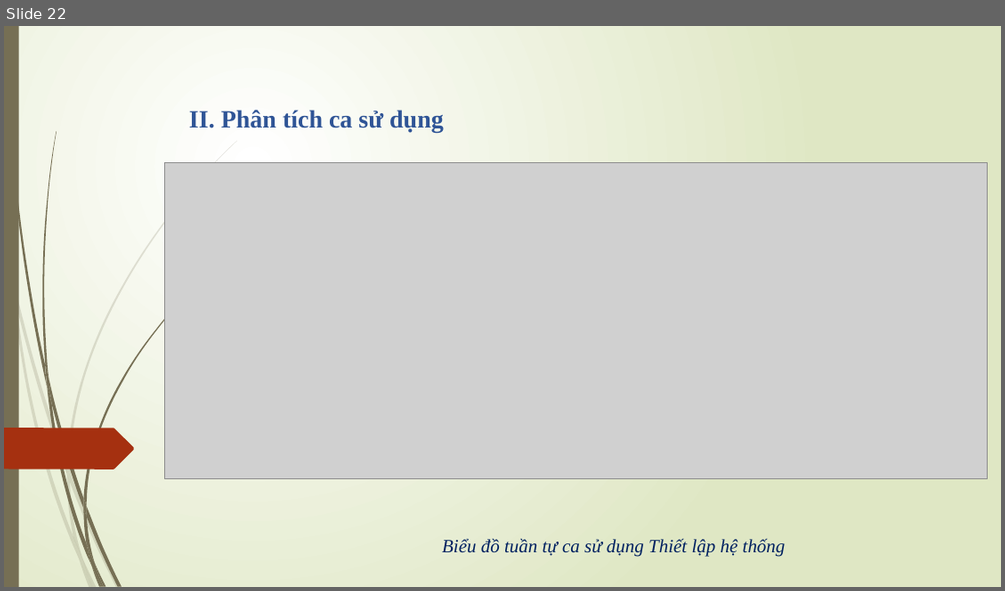
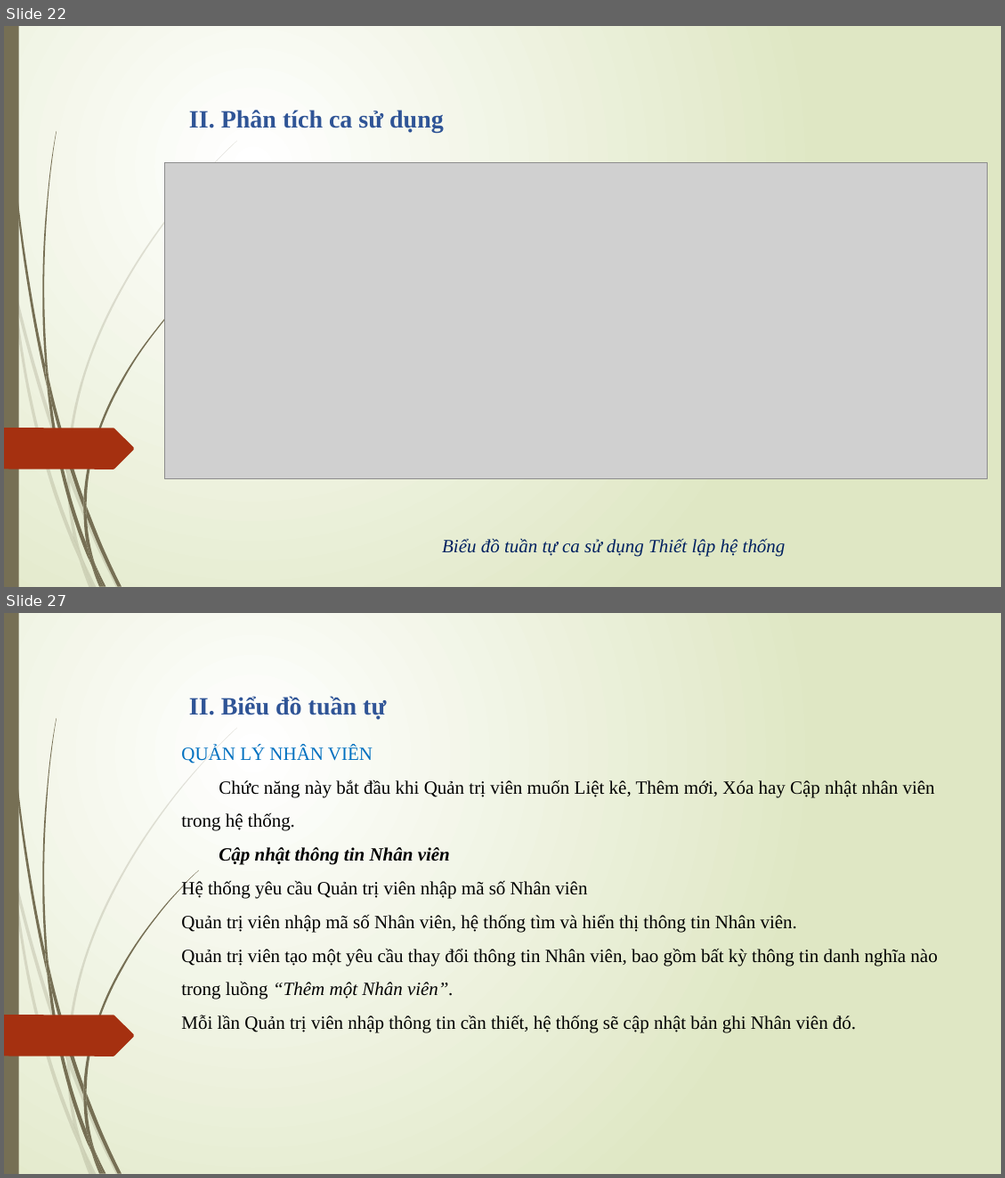
Before and after one commit to hungnp57/du_an_2016, a slide deck: duan.pptx. Shown one above the other, each under a label of ours: slide 22 before the commit, slides 22 and 27 after it; the slides between them are not shown. The pictures are 1005x591 and 1005x1178 pixels, drawn with LibreOffice and Linux fonts; fonts in the diff are those of the drawing; grey boxes stand for pictures. Boxes give left, top, right and bottom in pixels: in the first picture for what was removed or moved away, otherwise in the second. Text is boxed around its words. In the diff, an @@ line names an element or a change of style, - is before the commit and + after.

```diff
--- a/duan.pptx
+++ b/duan.pptx
@@ slide 27 added at (4,613,1001,1174), background gradient #FFFFFF to #DFE8C4; not listed: 24 template elements that a slide beside it also shows @@
@@ text added at (189,696,386,719), 24 pt, text #2F5496, bold @@
+II. Biểu đồ tuần tự
@@ text added at (181,746,937,1033), 18 pt, text #000000 @@
+QUẢN LÝ NHÂN VIÊN
+Chức năng này bắt đầu khi Quản trị viên muốn Liệt kê, Thêm mới, Xóa hay Cập nhật nhân viên trong hệ thống.
+Cập nhật thông tin Nhân viên
+Hệ thống yêu cầu Quản trị viên nhập mã số Nhân viên
+Quản trị viên nhập mã số Nhân viên, hệ thống tìm và hiển thị thông tin Nhân viên.
+Quản trị viên tạo một yêu cầu thay đổi thông tin Nhân viên, bao gồm bất kỳ thông tin danh nghĩa nào trong luồng “Thêm một Nhân viên”.
+Mỗi lần Quản trị viên nhập thông tin cần thiết, hệ thống sẽ cập nhật bản ghi Nhân viên đó.
```
Also in this commit, not shown: 9 other slides added, 13 other files.
